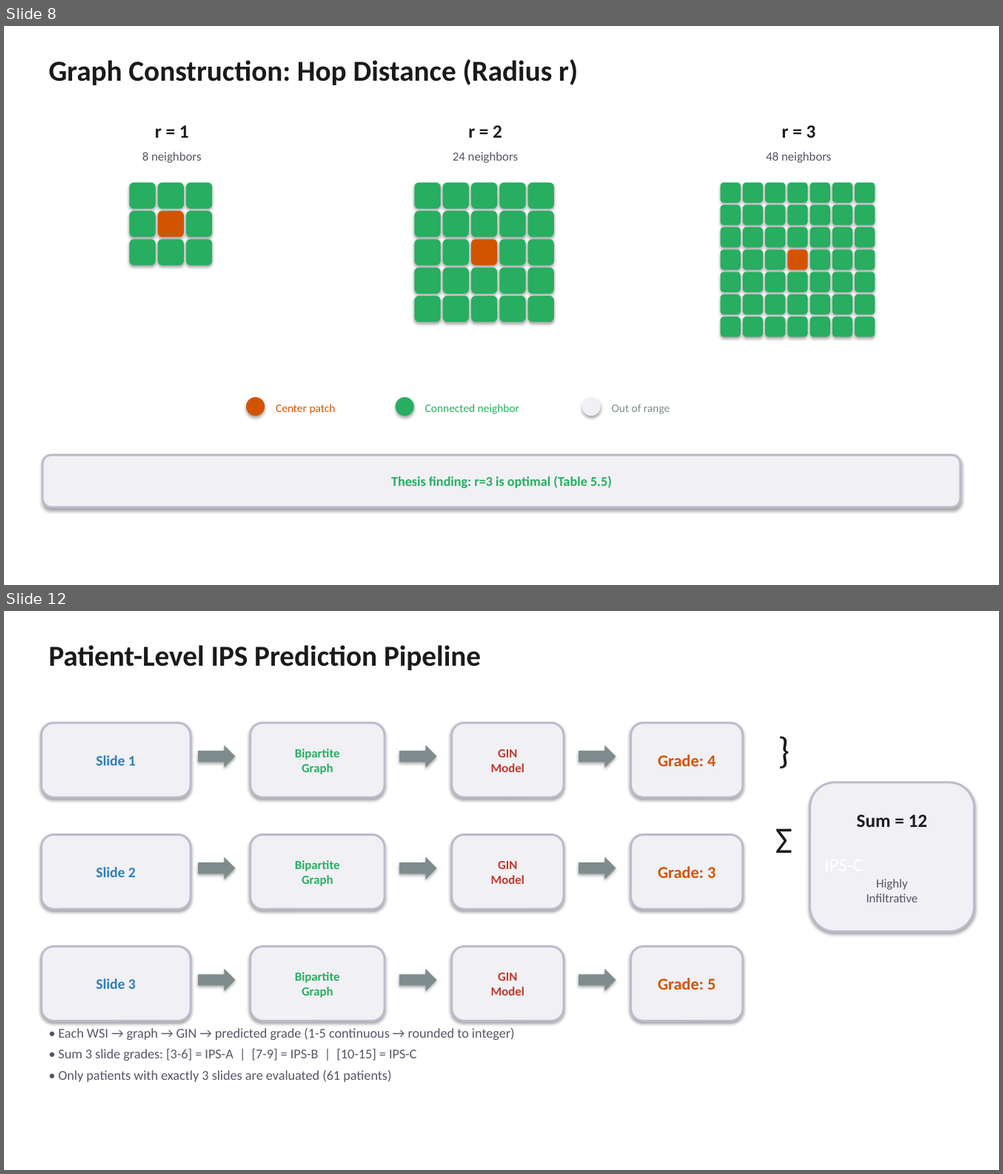
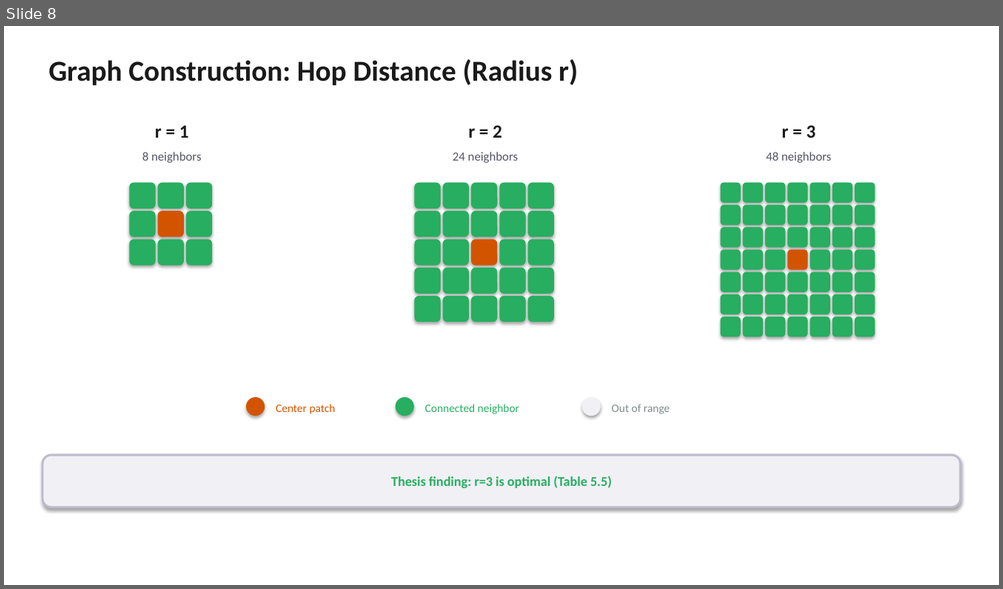
Before and after one commit to sinan-cakmak/pannet_pipeline, a slide deck: PanNET_Pipeline_Presentation.pptx. Shown one above the other, each under a label of ours: slides 8 and 12 before the commit, slide 8 after it; the slides between them are not shown. The pictures are 1003x1174 and 1003x589 pixels, drawn with LibreOffice and Linux fonts; fonts in the diff are those of the drawing. Boxes give left, top, right and bottom in pixels: in the first picture for what was removed or moved away, otherwise in the second. Text is boxed around its words. In the diff, an @@ line names an element or a change of style, - is before the commit and + after.

Commit message:
Add new documentation and presentation files for GIN model
- Introduced `GIN_EXPLAINED.md`, a comprehensive guide detailing the GIN model's functionality and its application in predicting infiltration patterns from bipartite graphs.
- Added `Cell_Gate_Mechanism.pptx`, a PowerPoint presentation outlining the Cell-Conditioned Gate mechanism, enhancing understanding of the model's biological relevance.
- Updated `PanNET_Pipeline_Presentation.pptx` with the latest findings and visual enhancements to improve clarity and engagement.

```diff
--- a/PanNET_Pipeline_Presentation.pptx
+++ b/PanNET_Pipeline_Presentation.pptx
@@ slide 12 removed at bbox=[4, 611, 999, 1170], background #FFFFFF @@
@@ text removed at bbox=[48, 645, 481, 670] @@
-Patient-Level IPS Prediction Pipeline
@@ rounded rectangle removed at bbox=[41, 723, 190, 797] @@
-Slide 1
@@ rounded rectangle removed at bbox=[250, 723, 384, 797] @@
-Bipartite
-Graph
@@ rounded rectangle removed at bbox=[452, 723, 563, 797] @@
-GIN
-Model
@@ rounded rectangle removed at bbox=[631, 723, 743, 797] @@
-Grade: 4
@@ right arrow removed at bbox=[198, 745, 236, 768] @@
@@ right arrow removed at bbox=[399, 745, 437, 768] @@
@@ right arrow removed at bbox=[578, 745, 616, 768] @@
@@ rounded rectangle removed at bbox=[810, 783, 974, 932] @@
-Sum = 12
-IPS-C
-Highly
-Infiltrative
@@ text removed at bbox=[775, 829, 792, 853] @@
-}
-Σ
@@ rounded rectangle removed at bbox=[41, 834, 190, 909] @@
-Slide 2
@@ rounded rectangle removed at bbox=[250, 834, 384, 909] @@
-Bipartite
-Graph
@@ rounded rectangle removed at bbox=[452, 834, 563, 909] @@
-GIN
-Model
@@ rounded rectangle removed at bbox=[631, 834, 743, 909] @@
-Grade: 3
@@ right arrow removed at bbox=[198, 857, 236, 880] @@
@@ right arrow removed at bbox=[399, 857, 437, 880] @@
@@ right arrow removed at bbox=[578, 857, 616, 880] @@
@@ rounded rectangle removed at bbox=[41, 947, 190, 1022] @@
-Slide 3
@@ rounded rectangle removed at bbox=[250, 947, 384, 1022] @@
-Bipartite
-Graph
@@ rounded rectangle removed at bbox=[452, 947, 563, 1022] @@
-GIN
-Model
@@ rounded rectangle removed at bbox=[631, 947, 743, 1022] @@
-Grade: 5
@@ right arrow removed at bbox=[198, 969, 236, 991] @@
@@ right arrow removed at bbox=[399, 969, 437, 991] @@
@@ right arrow removed at bbox=[578, 969, 616, 991] @@
@@ text removed at bbox=[58, 1028, 515, 1082] @@
-• Each WSI → graph → GIN → predicted grade (1-5 continuous → rounded to integer)
-• Sum 3 slide grades: [3-6] = IPS-A | [7-9] = IPS-B | [10-15] = IPS-C
-• Only patients with exactly 3 slides are evaluated (61 patients)
```
Also in this commit, not shown: 6 slides changed, 3 slides added, 2 other slides removed, 2 other files.
